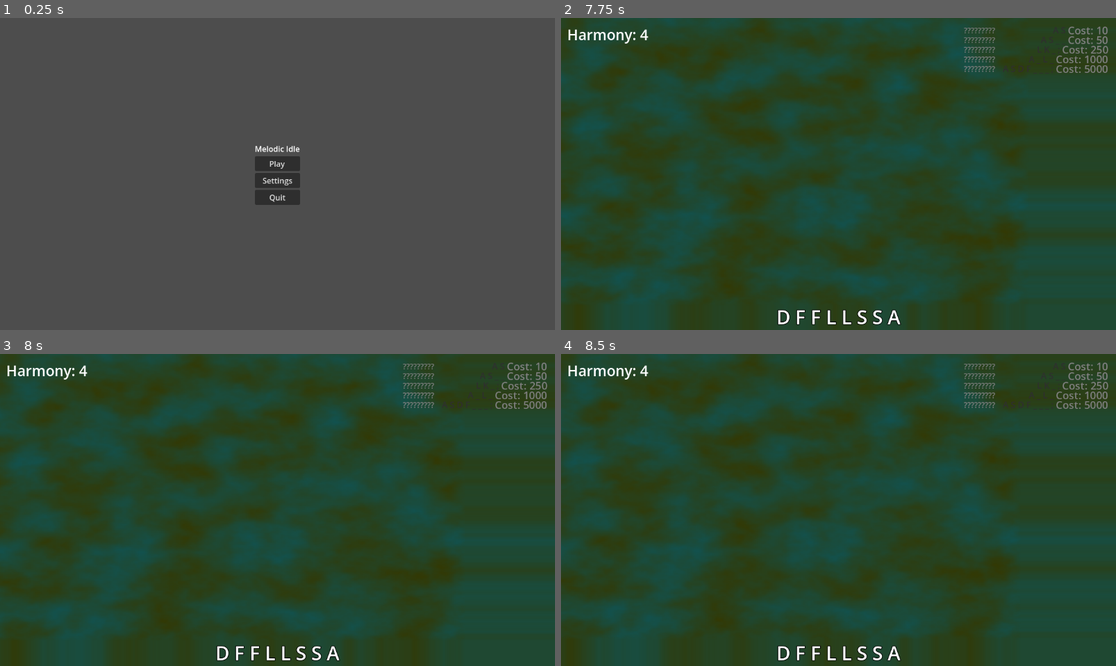
Above: before the commit, frames 1-4 (two rows, left to right).
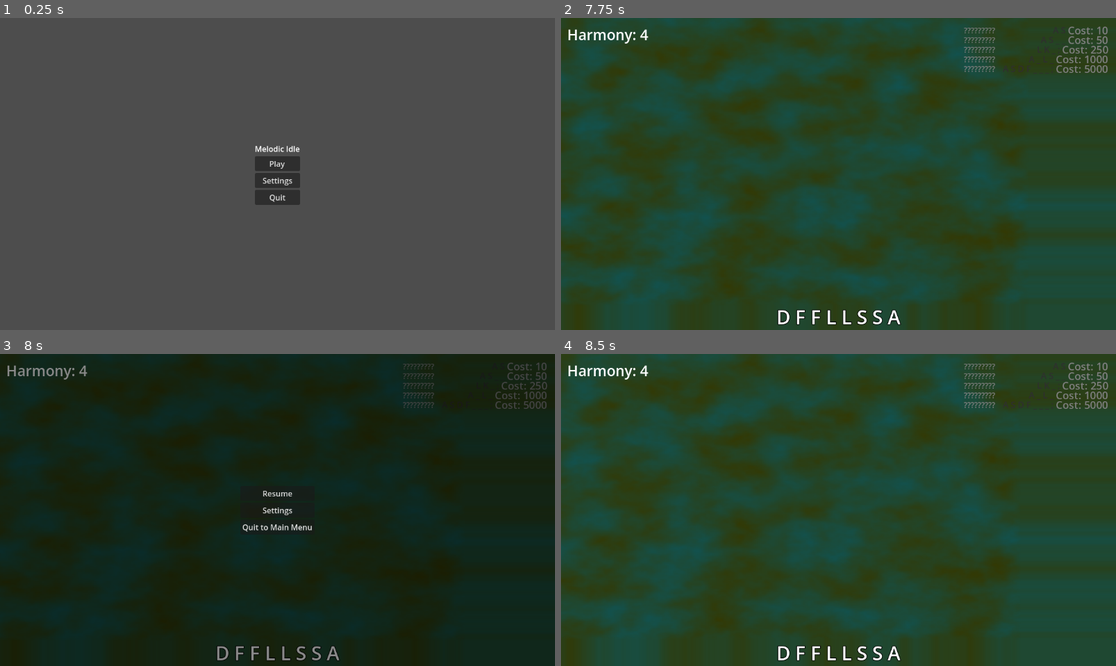
Above: after the commit, the same moments.

Repository: zKawaiiKittyz/Melodic-Idle
Game: Godot game, scene res://groups/scenes/main menu/main_menu.tscn
The game is run twice, just before and just after one commit, with the same random seed, the same clock (stepped at 60 frames per second) and the same inputs.
Inputs (mouse positions are in pixels of both pictures, inside the frame that each line leads up to):
- Up to frame 1 (0.25 s): no input
- Up to frame 2 (7.75 s): click "Settings" at 0.5 s; click (599, 49) at 1.25 s; click "Reset Save Data" at 2 s; click "Back" at 2.75 s; click "Play" at 3.5 s; tap Enter at 4.25, 5.75, 7.25 s; tap A (A) at 4.35, 7.55 s; tap D (D) at 4.55, 5.1 s; tap Space at 5, 6.5 s; tap F (F) at 5.3, 5.85 s; tap L (L) at 6.05, 6.6 s; tap S (S) at 6.8, 7.35 s
- Up to frame 3 (8 s): tap Escape (ui_cancel) at 7.9 s
- Up to frame 4 (8.5 s): click (838, 494) at 8 s, where only the run after the commit has a clickable "Resume"

Frames 1-2 are identical in both runs. In frame 3, 100% of the frame differs, in the area x 0-100%, y 0-100%; in frame 4, nothing differs.

Commit message:
Pause Menu
Needed a pause menu. Also added settings access in the pause menu.

Diff:
--- a/melodic-idle-mew/groups/scenes/main/main.gd
+++ b/melodic-idle-mew/groups/scenes/main/main.gd
@@ -44,6 +44,7 @@
 @onready var upgrades_display: VBoxContainer = %UpgradesDisplay
 @onready var combo_reset_timer: Timer = %ComboResetTimer
 @onready var sequence_label: Label = %SequenceLabel
+@onready var pause_menu = $PauseMenu
 
 
 #region Static
@@ -244,6 +245,12 @@
 	return res.left(res.length() - 1)
 
 
+func _unhandled_input(event: InputEvent) -> void:
+	if event.is_action_pressed("ui_cancel"):
+		get_tree().paused = true
+		pause_menu.show()
+
+
 #endregion
 
 
--- a/melodic-idle-mew/groups/scenes/main/main.tscn
+++ b/melodic-idle-mew/groups/scenes/main/main.tscn
@@ -1,7 +1,8 @@
-[gd_scene load_steps=16 format=3 uid="uid://dhwj74og5vhbq"]
+[gd_scene load_steps=17 format=3 uid="uid://dhwj74og5vhbq"]
 
 [ext_resource type="Script" uid="uid://c8mvylg0g5q2k" path="res://groups/scenes/main/main.gd" id="1_o5qli"]
 [ext_resource type="Shader" uid="uid://4m3hepw1esri" path="res://groups/scenes/main/main.gdshader" id="2_0nixb"]
+[ext_resource type="PackedScene" uid="uid://duodi1u05b445" path="res://pause_menu.tscn" id="3_u2crk"]
 
 [sub_resource type="ShaderMaterial" id="ShaderMaterial_u2crk"]
 shader = ExtResource("2_0nixb")
@@ -148,4 +149,8 @@
 wait_time = 1.5
 one_shot = true
 
+[node name="PauseMenu" parent="." instance=ExtResource("3_u2crk")]
+process_mode = 2
+visible = false
+
 [connection signal="timeout" from="ComboResetTimer" to="." method="_on_combo_reset_timer_timeout"]
--- /dev/null
+++ b/melodic-idle-mew/pause_menu.gd
@@ -0,0 +1,65 @@
+extends CanvasLayer
+
+@onready var pause_buttons = %PauseButtons
+@onready var settings_view = %SettingsView
+@onready var volume_slider: HSlider = %VolumeSlider
+@onready var particles_check_box: CheckBox = %ParticlesCheckBox
+
+func _ready() -> void:
+	%ResumeButton.pressed.connect(on_resume_pressed)
+	%SettingsButton.pressed.connect(on_settings_pressed)
+	%QuitButton.pressed.connect(func(): get_tree().paused = false; get_tree().change_scene_to_file("uid://dwyv653jb45xi"))
+
+	settings_view.get_node("%BackButton").pressed.connect(on_settings_back_pressed)
+	%ResetSaveButton.pressed.connect(_on_reset_save_pressed)
+	volume_slider.value_changed.connect(_on_volume_changed)
+	particles_check_box.toggled.connect(_on_particles_toggled)
+
+	settings_view.hide()
+
+	_load_settings_into_ui()
+
+
+func _unhandled_input(event: InputEvent) -> void:
+	if event.is_action_pressed("ui_cancel"):
+		if settings_view.visible:
+			on_settings_back_pressed()
+		else:
+			on_resume_pressed()
+
+
+func on_resume_pressed() -> void:
+	get_tree().paused = false
+	hide()
+
+
+func on_settings_pressed() -> void:
+	pause_buttons.hide()
+	settings_view.show()
+
+
+func on_settings_back_pressed() -> void:
+	settings_view.hide()
+	pause_buttons.show()
+
+
+func _load_settings_into_ui() -> void:
+	volume_slider.value = db_to_linear(AudioServer.get_bus_volume_db(AudioServer.get_bus_index("SFX")))
+	particles_check_box.button_pressed = Global.are_particles_enabled
+
+
+func _on_volume_changed(value: float) -> void:
+	AudioServer.set_bus_volume_db(AudioServer.get_bus_index("SFX"), linear_to_db(value))
+	Global.save_settings()
+
+
+func _on_particles_toggled(is_on: bool) -> void:
+	Global.are_particles_enabled = is_on
+	Global.save_settings()
+
+
+func _on_reset_save_pressed() -> void:
+	var dir = DirAccess.open("user://")
+	if dir.file_exists("savegame.cfg"):
+		dir.remove("savegame.cfg")
+		print("Save data reset!")
--- /dev/null
+++ b/melodic-idle-mew/pause_menu.tscn
@@ -0,0 +1,95 @@
+[gd_scene load_steps=2 format=3 uid="uid://duodi1u05b445"]
+
+[ext_resource type="Script" uid="uid://b1j6vtvokeft0" path="res://pause_menu.gd" id="1_hdmo1"]
+
+[node name="PauseMenu" type="CanvasLayer"]
+script = ExtResource("1_hdmo1")
+
+[node name="ColorRect" type="ColorRect" parent="."]
+anchors_preset = 15
+anchor_right = 1.0
+anchor_bottom = 1.0
+grow_horizontal = 2
+grow_vertical = 2
+color = Color(0, 0, 0, 0.462745)
+
+[node name="PauseButtons" type="VBoxContainer" parent="."]
+unique_name_in_owner = true
+anchors_preset = 8
+anchor_left = 0.5
+anchor_top = 0.5
+anchor_right = 0.5
+anchor_bottom = 0.5
+offset_left = -77.0
+offset_top = -50.5
+offset_right = 77.0
+offset_bottom = 50.5
+grow_horizontal = 2
+grow_vertical = 2
+size_flags_horizontal = 4
+
+[node name="ResumeButton" type="Button" parent="PauseButtons"]
+unique_name_in_owner = true
+layout_mode = 2
+text = "Resume"
+
+[node name="SettingsButton" type="Button" parent="PauseButtons"]
+unique_name_in_owner = true
+layout_mode = 2
+text = "Settings
+"
+
+[node name="QuitButton" type="Button" parent="PauseButtons"]
+unique_name_in_owner = true
+layout_mode = 2
+text = "Quit to Main Menu"
+
+[node name="SettingsView" type="VBoxContainer" parent="."]
+unique_name_in_owner = true
+visible = false
+anchors_preset = 15
+anchor_right = 1.0
+anchor_bottom = 1.0
+grow_horizontal = 2
+grow_vertical = 2
+
+[node name="SettingsLabel" type="Label" parent="SettingsView"]
+layout_mode = 2
+text = "Settings"
+
+[node name="HBoxContainer" type="HBoxContainer" parent="SettingsView"]
+layout_mode = 2
+
+[node name="VolumeLabel" type="Label" parent="SettingsView/HBoxContainer"]
+layout_mode = 2
+text = "Volume"
+
+[node name="VolumeSlider" type="HSlider" parent="SettingsView/HBoxContainer"]
+unique_name_in_owner = true
+layout_mode = 2
+size_flags_horizontal = 3
+
+[node name="HBoxContainer2" type="HBoxContainer" parent="SettingsView"]
+layout_mode = 2
+
+[node name="ParticlesLabel" type="Label" parent="SettingsView/HBoxContainer2"]
+layout_mode = 2
+text = "Particles"
+
+[node name="ParticlesCheckBox" type="CheckBox" parent="SettingsView/HBoxContainer2"]
+unique_name_in_owner = true
+layout_mode = 2
+
+[node name="ResetSaveButton" type="Button" parent="SettingsView"]
+unique_name_in_owner = true
+layout_mode = 2
+text = "Reset Save Data"
+
+[node name="BackButton" type="Button" parent="SettingsView"]
+unique_name_in_owner = true
+layout_mode = 2
+text = "Back"
+
+[connection signal="pressed" from="PauseButtons/ResumeButton" to="." method="_on_resume_button_pressed"]
+[connection signal="pressed" from="PauseButtons/SettingsButton" to="." method="_on_settings_button_pressed"]
+[connection signal="pressed" from="PauseButtons/QuitButton" to="." method="_on_quit_button_pressed"]
Not shown, added: melodic-idle-mew/pause_menu.gd.uid
